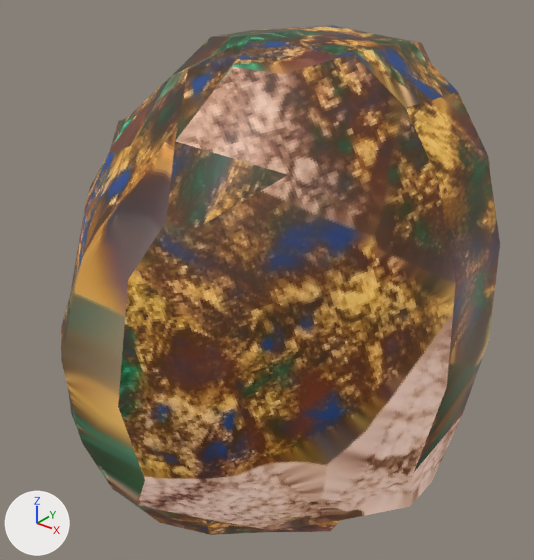
Before and after pictures for a commit that changed the glTF model data/models/ore_fragment.glb.
Both versions are drawn from a 50 mm lens placed at (0.567, -0.569, 0.615), pointed at (0.109, 0.003, 0.26). Lighting does not change. The marker at lower left points along +X, +Y and +Z. The picture after the commit comes second. Vertices at exactly the same position are counted once.

Names of what the first picture shows: 'rock'.
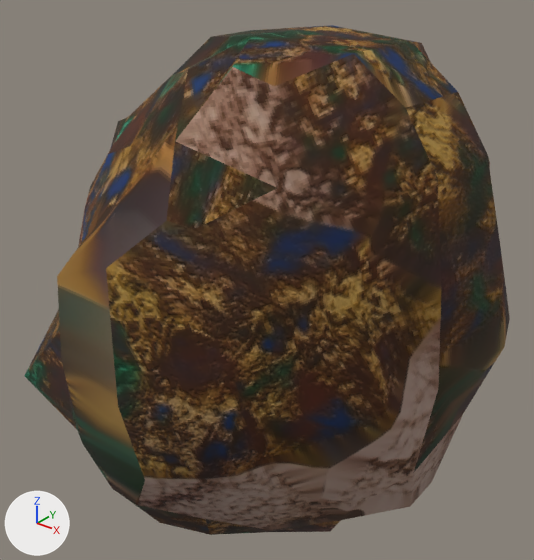
Commit message: tweak ore fragment model, tweak ore particles

What changed in the scene script:
```text
Add img_iridescentrock_norm:
    img_iridescentrock_norm = load_image('iridescentrock_norm', '_unpacked/iridescentrock_norm', 1024, 1024, 'Non-Color')
Change mat_iridsecentrock3:
    where n0 = _N.new('ShaderNodeBsdfPrincipled'); n0.name = 'Principled BSDF'
    remove n0.inputs[28].default_value = 1.0  # 'Emission Strength'
    add n0.inputs[2].default_value = 1.0  # 'Roughness'
    add n4 = _N.new('ShaderNodeNormalMap'); n4.name = 'Normal Map'
    add n4.uv_map = 'UVMap'
    where n3 = _N.new('ShaderNodeTexImage'); n3.name = 'Image Texture.001'
    remove n3.interpolation = 'Closest'
    n3.image: img_iridescentrock3dmodel_basecolor -> img_iridescentrock_norm
    where n2 = _N.new('ShaderNodeTexImage'); n2.name = 'Image Texture'
    remove _L.new(n2.outputs[0], n0.inputs[27])  # 'Color' to 'Emission Color'
    remove _L.new(n3.outputs[0], n0.inputs[0])  # 'Color' to 'Base Color'
    add _L.new(n2.outputs[0], n0.inputs[0])  # 'Color' to 'Base Color'
    add _L.new(n4.outputs[0], n0.inputs[5])  # 'Normal' to 'Normal'
    add _L.new(n3.outputs[0], n4.inputs[1])  # 'Color' to 'Color'
Change me_rock:
    used by ob_rock; location = (0.0, 0.0, 0.0)
    remove me_rock.from_pydata(...)  # 140 vertices, 276 faces; spans x -0.119..0.351, y -0.248..0.237, z -0.07..0.526
    add me_rock.from_pydata(...)  # 140 vertices, 276 faces; spans x -0.12..0.366, y -0.248..0.237, z -0.07..0.526
    me_rock part 1: 25 of 140 vertices moved; they spanned x -0.094..0.351, y -0.222..0.21, z 0.05..0.511 and now span x -0.12..0.366, y -0.238..0.195, z 0.051..0.502; mean shift (-0.003, -0.008, 0.0); largest move (-0.044, -0.148, 0.15) -> (-0.081, -0.194, 0.158)
    other edits to the shape of me_rock do not show in these pictures
```

Location of each change, [x1, y1, x2, y2] in pixels of the pictures (534 x 560 px; the box of a moved part takes in the faces that stretch with it):
'rock', surface changed, reshaped (darker, 10% wider): before [61, 25, 500, 535]; after [25, 25, 510, 535]
part 1 of me_rock, moved or reshaped: before [62, 54, 500, 485]; after [25, 54, 510, 485]
